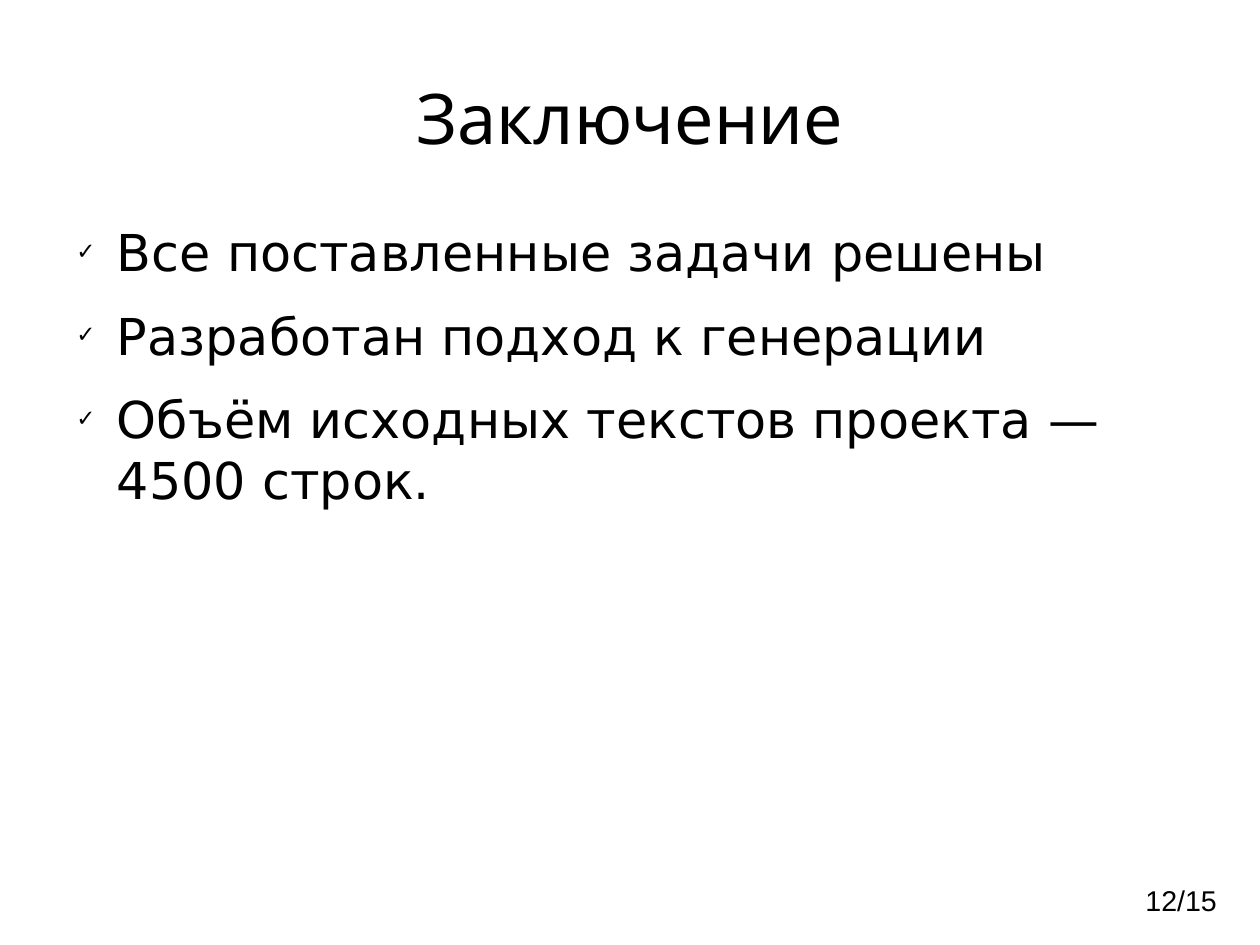
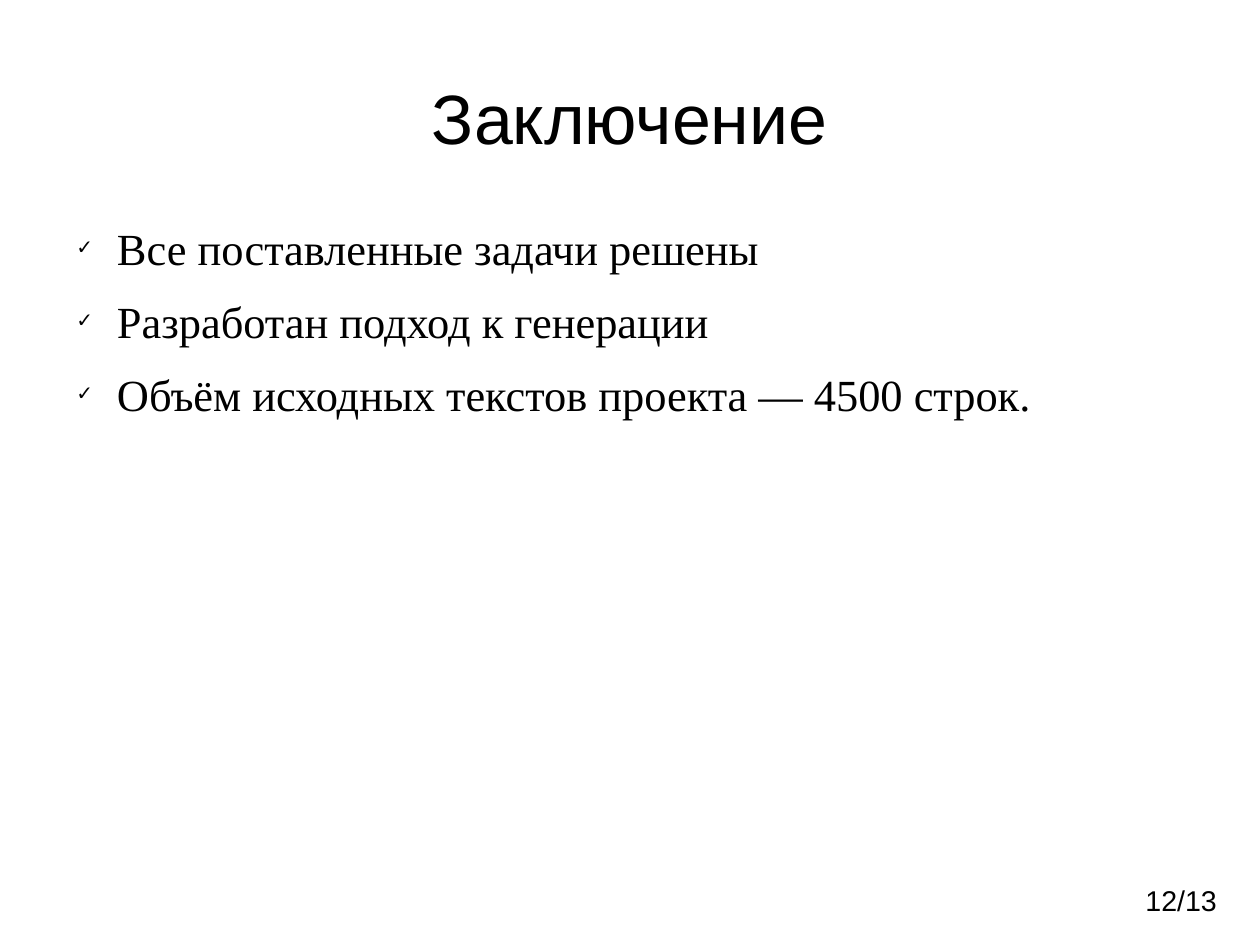
Before and after one commit to vinni-au/l-gen, a slide deck: slide 12 of Презентация.odp. Drawn at 1260x945 pixels with LibreOffice and Linux fonts; fonts in the diff are those of the drawing. Boxes give left, top, right and bottom in pixels: in the first picture for what was removed or moved away, otherwise in the second. Text is boxed around its words. In the diff, an @@ line names an element or a change of style, - is before the commit and + after.

```diff
--- a/Презентация.odp
+++ b/Презентация.odp
@@ title "Заключение" at box(432, 95, 827, 145): font Comic Neue to Arial @@
@@ text "Все поставленные задачи решены" at box(117, 236, 1031, 420): size 32 to 28 pt, font DejaVu Sans to Times New Roman; less space between paragraphs @@
@@ page number at box(1145, 890, 1216, 912): text changed @@
-12/15
+12/13
```
Also in this commit, not shown: 11 other slides changed, 1 slide added, 3 slides removed.
